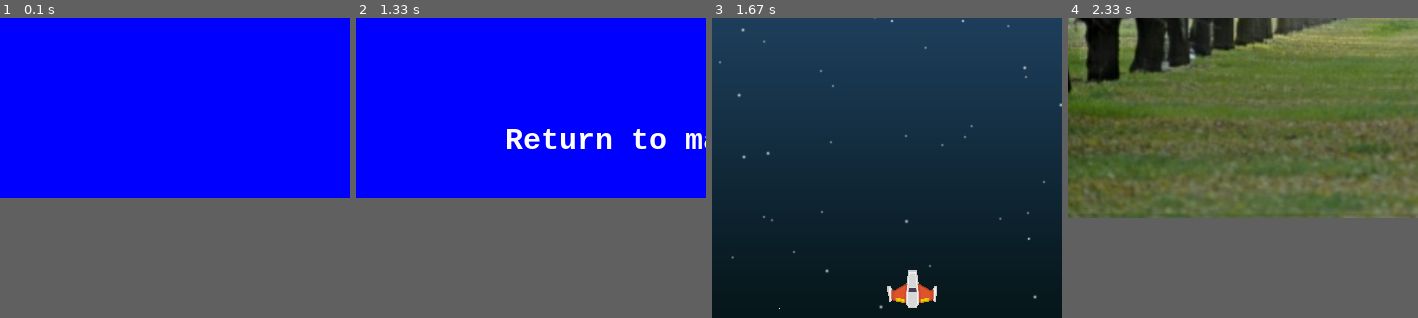
Above: before the commit, frames 1-4 (left to right).
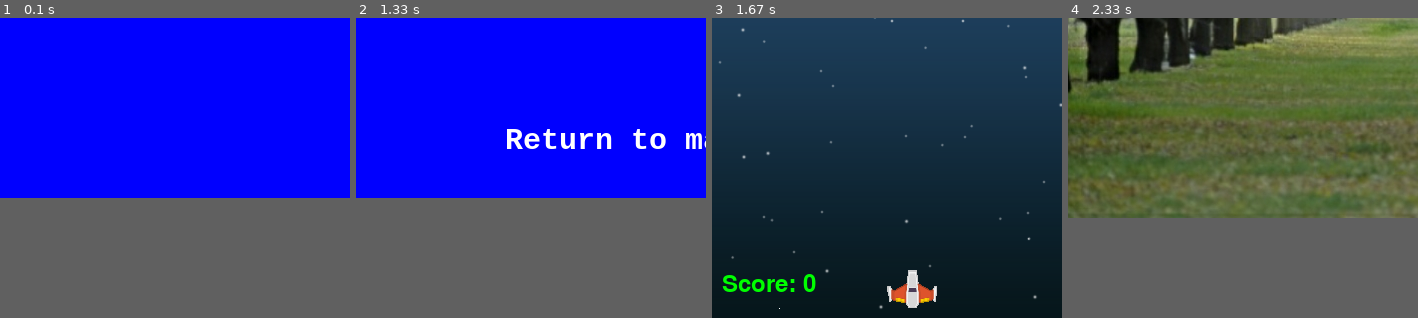
Above: after the commit, the same moments.

Repository: MrVanD/Pygame-Modules
Game: pygame game, started from main.py
Two runs of this game, one before a commit and one after it. Both use one fixed random seed, a clock stepped at 60 frames per second and the inputs below.
Inputs (mouse positions are % of the whole screen's width and height, from its top left):
- Up to frame 1 (0.1 s): no input
- Up to frame 2 (1.33 s): click (46, 25) at 0.38 s; click (46, 70) at 0.72 s; press the mouse at (46, 25) at 1.03 s; move the mouse to (49, 29) at 1.13 s; release the mouse at (52, 34) at 1.27 s
- Up to frame 3 (1.67 s): press the mouse at (46, 20) at 1.37 s; move the mouse to (49, 21) at 1.47 s; release the mouse at (52, 21) at 1.6 s
- Up to frame 4 (2.33 s): tap Esc at 1.67 s; click (46, 10) at 2.05 s
The pictures show only the part of the screen within x 0-50%, y 50-100%; the shares and areas given below are measured in that part.

Frames 1-2 are identical in both runs. In frame 3, 0.7% of the frame differs, in the area x 2-30%, y 85-92%; in frame 4, nothing differs.

Commit message:
- Shmup passes score back to main menu. - Added name check in character creation.

Diff:
--- a/Shmup.py
+++ b/Shmup.py
@@ -105,8 +105,8 @@
 
 def main(screen, colours):
     score = 0
-    print("got here")
     clock = pygame.time.Clock()
+    font = pygame.font.Font(None, 36)
 
     background = pygame.image.load(path.join('starfield.png')).convert()
     background_rect = background.get_rect()
@@ -153,11 +153,14 @@
             mobs.add(m)
             score +=1
 
-        print(score)
+
+
         # Draw / render
         screen.fill(BLACK)
         screen.blit(background, background_rect)
         all_sprites.draw(screen)
+        score_img = font.render("Score: " + str(score), 1, colours["GREEN"])  # Render the score
+        screen.blit(score_img, (10, HEIGHT-46))  # Display the score
         # *after* drawing everything, flip the display
         pygame.display.flip()
-    return
+    return score
--- a/main.py
+++ b/main.py
@@ -34,7 +34,6 @@
 screen = pygame.display.set_mode((WIDTH, HEIGHT), pygame.RESIZABLE)
 pygame.display.set_caption("Year 9 Rec Coding Games Library - 2021")
 
-
 # *** Define Classes Here *** #
 class UIElement(Sprite):
     def __init__(self, center_position, text, font_size, bg_rgb, text_rgb, action=None):
@@ -122,6 +121,9 @@
 
 # Main code running the game
 def main():
+    ### Remove this when player is fully implemented
+    player = {GameState.SHMUP:16}
+    print(player)
     # Initialise the character list.
     # Check if the character file exists, if it does not, make it.
     if not os.path.exists("Character List.txt"):            # Check if the character list exists
@@ -150,11 +152,11 @@
             return
         # Game Access List
         if game_state == GameState.DODGE:
-            game_state = play_game(screen, GameState.DODGE)
+            game_state = play_game(screen, GameState.DODGE, player)
         if game_state == GameState.DODGEALTERED:
-            game_state = play_game(screen, GameState.DODGEALTERED)
+            game_state = play_game(screen, GameState.DODGEALTERED, player)
         if game_state == GameState.SHMUP:
-            game_state = play_game(screen, GameState.SHMUP)
+            game_state = play_game(screen, GameState.SHMUP, player)
 
         # If a game state is undefined or unexpected, return to the title screen.
         else:
@@ -300,7 +302,13 @@
                                 elif event.key == K_RETURN:         # If 'enter' is pressed.
                                     # Open the character list
                                     with open("Character List.txt", 'a') as list:
-                                        list.write("\n"+text+" = ")
+                                        #Check if the character name already exists
+                                        for line in list:
+                                            name, games = list.split(" = ")
+                                            if name == text:
+                                                print("character already exists")
+                                            else:
+                                                list.write("\n"+text+"=")
                                     # Add the character to the list
                                     loop =False
                                 else:
@@ -348,7 +356,8 @@
         pygame.display.flip()
 
 # Run the assigned game, pass the screen and colours list through to the chosen games code.
-def play_game(screen, game):
+def play_game(screen, game, player):
+    print(game)
     if game == GameState.DODGE:
         screen = pygame.display.set_mode((700,500), pygame.RESIZABLE)       # Set screen to Shmup's custom size
         Dodge.main(screen, colours)
@@ -357,7 +366,10 @@
         DodgeAltered.main(screen,colours)
     if game == GameState.SHMUP:
         screen = pygame.display.set_mode((400,600), pygame.RESIZABLE)       # Set screen to Shmup's custom size
-        Shmup.main(screen,colours)
+        new_score = Shmup.main(screen,colours)
+        if player[game] < new_score:
+            player[game] = new_score
+    print(player)
 
     screen = pygame.display.set_mode((WIDTH,HEIGHT), pygame.RESIZABLE)      # Reset screen to menu standard
     pygame.display.flip()
